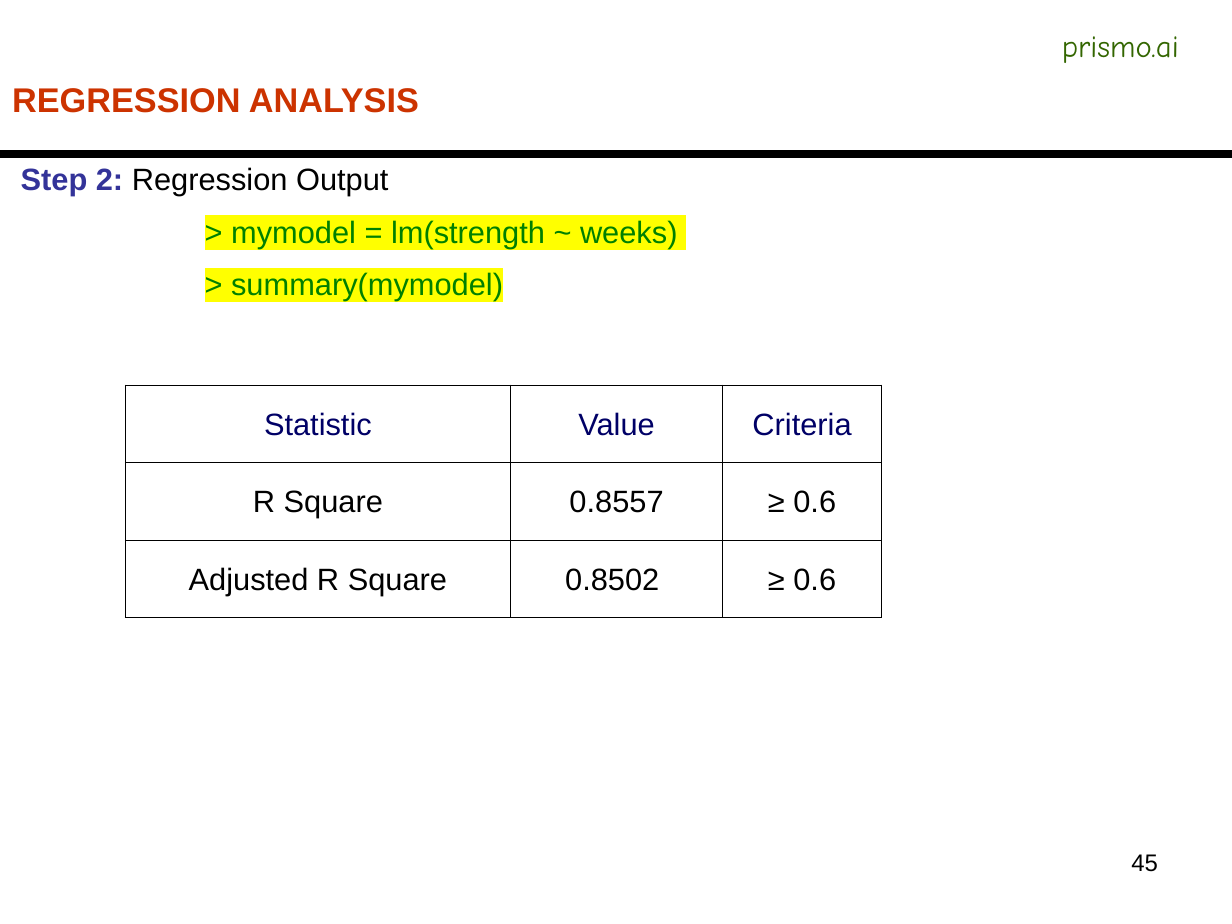
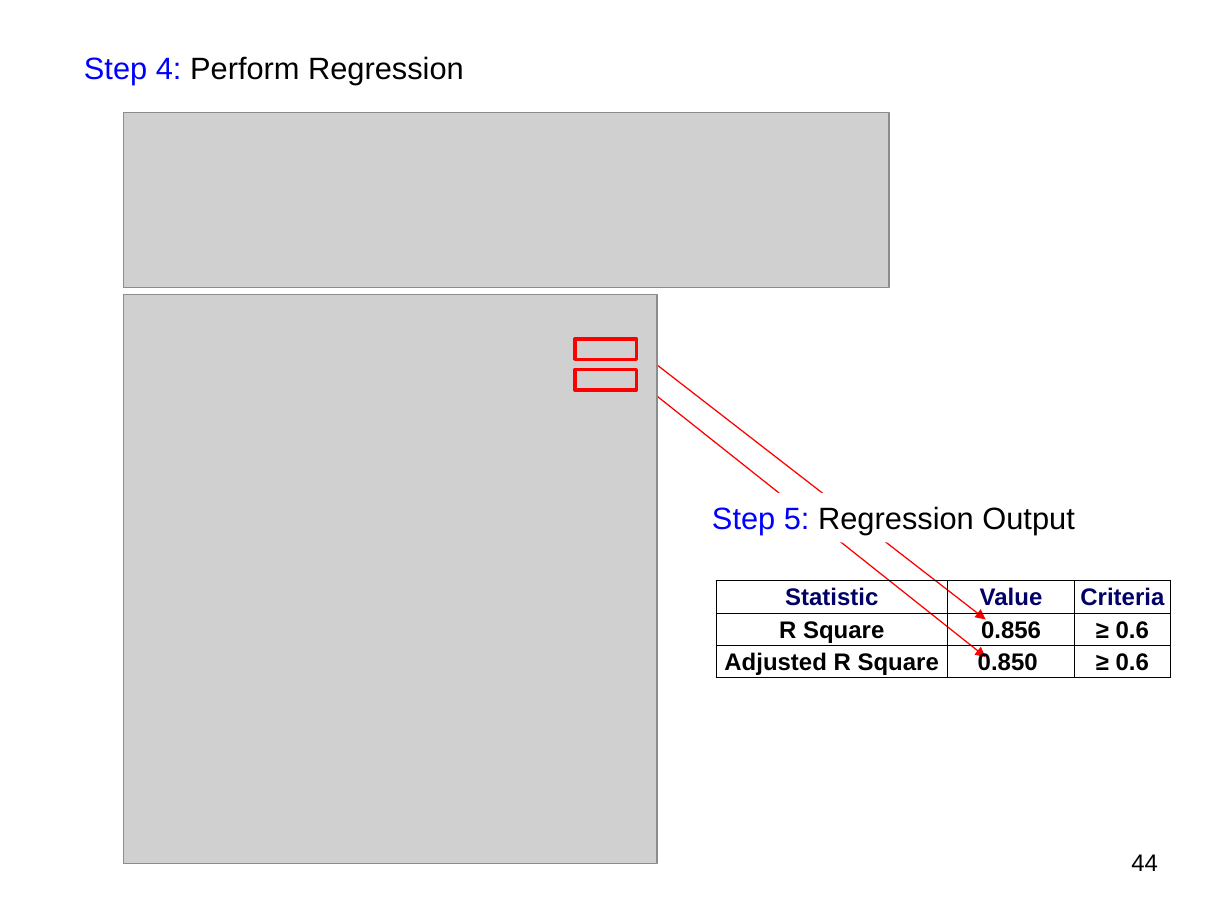
Before and after one commit to AnirbanDatta87/Python, a slide deck: slide 44 of Concepts/C12 - Predictive Modeling/Business_Forecasting_Module1.pptx (slide 45 before the commit). Drawn at 1232x924 pixels with LibreOffice and Linux fonts; fonts in the diff are those of the drawing; grey boxes stand for pictures. Boxes give left, top, right and bottom in pixels: in the first picture for what was removed or moved away, otherwise in the second. Text is boxed around its words. In the diff, an @@ line names an element or a change of style, - is before the commit and + after.

```diff
--- a/Concepts/C12 - Predictive Modeling/Business_Forecasting_Module1.pptx
+++ b/Concepts/C12 - Predictive Modeling/Business_Forecasting_Module1.pptx
@@ text added at box(84, 56, 464, 85), 18 pt, text #000000 @@
+Step 4: Perform Regression
@@ text removed at box(1062, 36, 1179, 63) @@
-prismo.ai
@@ text removed at box(12, 88, 419, 113) @@
-REGRESSION ANALYSIS
@@ picture added at box(123, 113, 890, 288) @@
@@ line removed from (0, 154) to (1232, 154) @@
@@ text removed at box(21, 167, 678, 301) @@
-Step 2: Regression Output
-> mymodel = lm(strength ~ weeks)
-> summary(mymodel)
@@ picture added at box(123, 294, 657, 864) @@
@@ rectangle added at box(575, 339, 637, 360), outline #FF0000 2 pt @@
@@ arrow added from (637, 349) to (986, 620), #FF0000 0.75 pt @@
@@ rectangle added at box(575, 370, 637, 391), outline #FF0000 2 pt @@
@@ arrow added from (637, 379) to (986, 657), #FF0000 0.75 pt @@
@@ text added at box(712, 506, 1074, 535), 18 pt, text #000000 @@
+Step 5: Regression Output
@@ table at box(716, 580, 1170, 679) @@
-row 2, column 2: 0.8557
+row 2, column 2: 0.856
-row 3, column 2: 0.8502
+row 3, column 2: 0.850
@@ size 18 to 14 pt, bold on in "Statistic", "Value", "Criteria", "R Square" and 3 more places @@
@@ table: place and size @@
-table at box(126, 384, 882, 617)
+table at box(716, 580, 1170, 679)
@@ page number at box(1131, 854, 1158, 871): text changed @@
-45
+44
```
Also in this commit, not shown: 3 other slides changed, 6 slides added, 5 slides removed, 21 other files.
